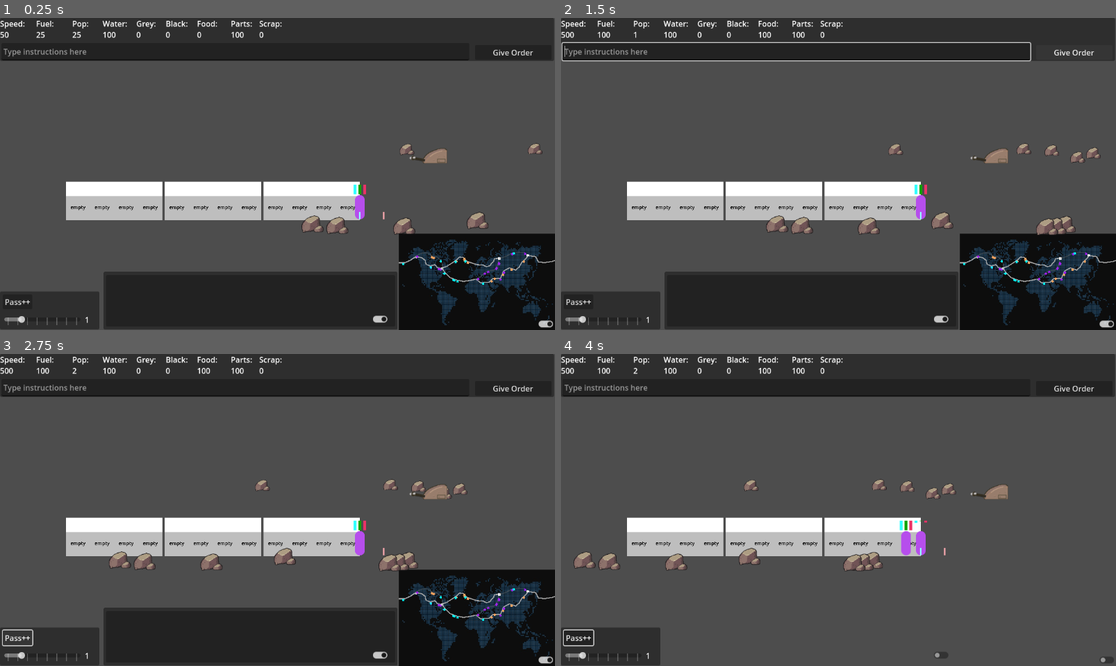
Above: before the commit, frames 1-4 (two rows, left to right).
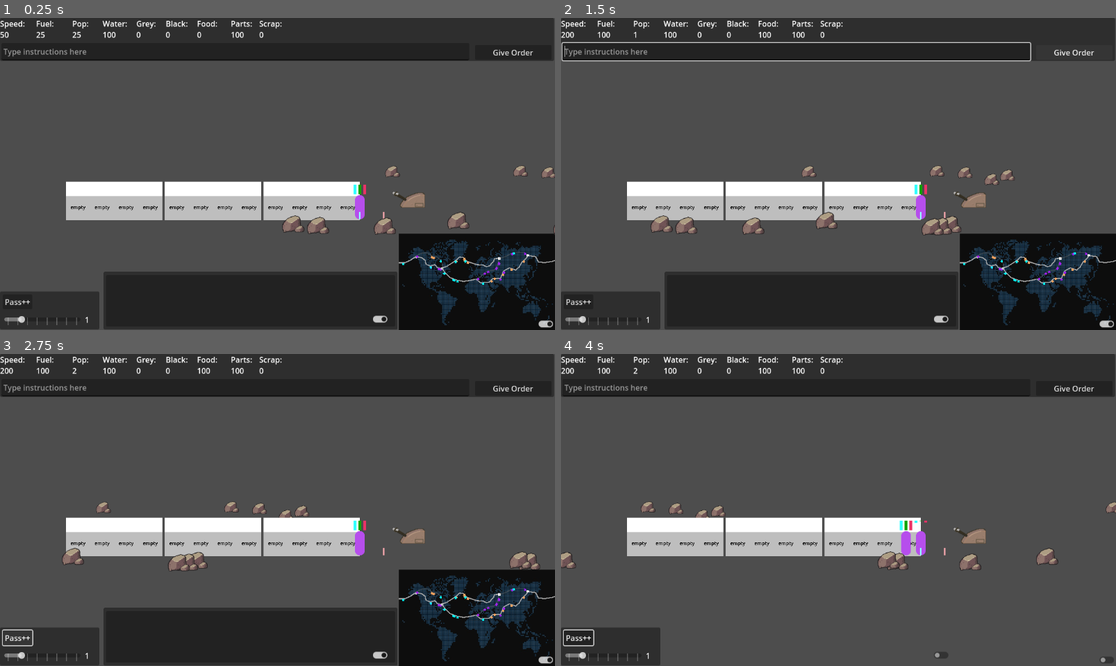
Above: after the commit, the same moments.

Repository: Sphinx111/ed_and_morgs_train_builder
Game: Godot game, scene res://Scenes/traincar.tscn
The game is run twice, just before and just after one commit, with the same random seed, the same clock (stepped at 60 frames per second) and the same inputs.
Inputs (mouse positions are in pixels of both pictures, inside the frame that each line leads up to):
- Up to frame 1 (0.25 s): no input
- Up to frame 2 (1.5 s): click (794, 52) at 0.52 s; type "12" at 0.6 s; click "Give Order" at 1.25 s
- Up to frame 3 (2.75 s): click "Pass++" at 2 s
- Up to frame 4 (4 s): click (1104, 659) at 2.75 s; click (938, 656) at 3.5 s

The runs differ from the first frame. In frame 1, 1.6% of the frame differs, in the area x 50-100%, y 40-70%; in frame 2, 2.5%, in the area x 0-98%, y 4-70%; in frame 3, 2.3%; in frame 4, 2.3%.

Commit message:
Did some stuff
Train now has a speed property instead of resource

Diff:
--- a/BackgroundHandler.gd
+++ b/BackgroundHandler.gd
@@ -16,9 +16,11 @@
 @onready
 var bg = $BackgroundLayer
 
-var temp_multiplier = 1
+var reference_speed : float = 100.00
+var train : Train = null
 
 func _ready():
+	train = get_node("../Train")
 	for i in range(12):
 		var rock : Sprite2D = Sprite2D.new()
 		rock.centered = false
@@ -36,18 +38,15 @@
 			rock.scale = Vector2(0.4, 0.4)
 			rocks_b.append(rock)
 
-func set_temp_multiplier(newVal):
-	temp_multiplier = newVal
-
 func _process(delta : float):
 	for rock in rocks_b:
-		rock.position.x = rock.position.x - (Globals.train_direction * (delta * 120) * Globals.time_factor * temp_multiplier)
+		rock.position.x = rock.position.x - (Globals.train_direction * (delta * 120) * Globals.time_factor * train.speed / reference_speed)
 		if rock.position.x < -20 or rock.position.x > Globals.display_width + 120:
 			if Globals.train_direction > 0: rock.position.x = Globals.display_width + randf_range(50, 120)
 			elif Globals.train_direction < 0: rock.position.x = 0 - randf_range(50, 120)
 
 	for rock in rocks_f:
-		rock.position.x = rock.position.x - (Globals.train_direction * (delta * 160) * Globals.time_factor * temp_multiplier)
+		rock.position.x = rock.position.x - (Globals.train_direction * (delta * 160) * Globals.time_factor * train.speed / reference_speed)
 		if rock.position.x < -20 or rock.position.x > Globals.display_width + 120:
 			if Globals.train_direction > 0: rock.position.x = Globals.display_width + randf_range(50, 110)
 			elif Globals.train_direction < 0: rock.position.x = 0 - randf_range(50, 120)
--- a/LeverControl.gd
+++ b/LeverControl.gd
@@ -3,15 +3,12 @@
 class_name LeverControl
 
 @onready var handle : PathFollow2D = get_node("LeverPath/Lever")
-@onready var zeroPos : Vector2 = get_node("RefZero").position
-@onready var maxPos : Vector2 = get_node("RefMax").position
-@onready var fulcrumpoint : Vector2 = get_node("FulcrumPoint").position
 var isDragged : bool = false
 var lastMousePos : Vector2 = Vector2.ZERO
 var distanceToMove : float = 200.0
 var speedSteps : float = 5.0
-var currentStep : float = 0.0
-var lastStep : float = 0.0
+var currentStep : float = 2.0
+var lastStep : float = 2.0
 signal position_changed(new_position : int)
 
 
--- a/LeverControl.tscn
+++ b/LeverControl.tscn
@@ -23,8 +23,9 @@
 curve = SubResource("Curve2D_ftvjd")
 
 [node name="Lever" type="PathFollow2D" parent="LeverPath"]
-position = Vector2(-21, 10)
-rotation = -1.05165
+position = Vector2(-13.7608, 0.29817)
+rotation = -0.694738
+progress = 12.2827
 loop = false
 
 [node name="Sprite2D" type="Sprite2D" parent="LeverPath/Lever"]
@@ -40,13 +41,4 @@
 scale = Vector2(1, 1)
 shape = SubResource("RectangleShape2D_qvx28")
 
-[node name="RefZero" type="Node2D" parent="."]
-position = Vector2(-180, 105)
-
-[node name="RefMax" type="Node2D" parent="."]
-position = Vector2(102, -182)
-
-[node name="FulcrumPoint" type="Node2D" parent="."]
-position = Vector2(102, 105)
-
 [connection signal="input_event" from="LeverPath/Lever/Area2D" to="." method="_on_lever_input_event"]
--- a/MapHandler.gd
+++ b/MapHandler.gd
@@ -19,7 +19,7 @@
 	selectedTrain = newTrain
 
 func train_step():
-	mainRoute.update_trainPos(selectedTrain.res["speed"] * local_to_global_speed_conversion)
+	mainRoute.update_trainPos(selectedTrain.speed * local_to_global_speed_conversion)
 
 func request_resources(wantedType : String) -> float:
 	return mainRoute.request_resources(wantedType, collection_margin)
--- a/Scenes/traincar.tscn
+++ b/Scenes/traincar.tscn
@@ -220,7 +220,7 @@
 default_color = Color(0.596078, 1, 1, 1)
 
 [node name="LeverControl" parent="Train" instance=ExtResource("6_u0kvb")]
-position = Vector2(-50, -54)
+position = Vector2(-96, 38)
 
 [node name="Camera2D" type="Camera2D" parent="."]
 offset = Vector2(576, 324)
@@ -234,7 +234,7 @@
 
 [node name="BackgroundLayer" type="Node2D" parent="Background"]
 z_index = -1
-position = Vector2(0, 288)
+position = Vector2(0, 334)
 
 [connection signal="text_submitted" from="BasicUI/LineEdit" to="BasicUI" method="_on_line_edit_text_submitted"]
 [connection signal="pressed" from="BasicUI/Button" to="BasicUI" method="_on_textinput_press"]
--- a/Train.gd
+++ b/Train.gd
@@ -28,7 +28,6 @@
 	"grey_water" : 0.0,
 	"black_water" : 0.0,
 	"mech_parts" : 100.0,
-	"speed" : 500.0,
 	"fuel" : 100.0,
 	"fertiliser" : 10.0,
 	"seeds1" : 10.0,
@@ -39,6 +38,10 @@
 	"seeds6" : 0.0,
 	"scrap" : 0.0
 }
+
+var speed : float = 200.0
+var target_speed : float = 200.00
+var acceleration_per_tick : float = 10.0
 
 func _ready() -> void:
 	self.position.x = Globals.train_origin_x
@@ -81,6 +84,7 @@
 		if carriage != null:
 			carriage.resource_tick()
 	passengerManager.resource_tick()
+	speed = move_toward(speed,target_speed,acceleration_per_tick)
 
 func add_module(type: String, carNum : int, position : int):
 	if carNum >= carriages.size() or position >= Globals.modules_per_car or carriages[carNum] == null:
@@ -157,6 +161,5 @@
 
 
 func _on_speed_lever_changed(new_position: int) -> void:
-	print("Speed lever positon changed to: " + String.num_int64(new_position))
-	res["speed"] = 100.0 * new_position
+	target_speed = 100.0 * new_position
 	pass # Replace with function body.
--- a/basic_ui.gd
+++ b/basic_ui.gd
@@ -41,7 +41,7 @@
 
 
 func resource_panel_update():
-	$ResourcePanel/Speed.text = "Speed: " + String.num_int64(selectedTrain.get_res("speed"))
+	$ResourcePanel/Speed.text = "Speed: " + String.num_int64(selectedTrain.speed)
 	$ResourcePanel/Fuel.text = "Fuel: " + String.num_int64(selectedTrain.get_res("fuel"))
 	$ResourcePanel/Pop.text = "Pop: " + String.num_int64(selectedTrain.passengerManager.passengers.size())
 	$ResourcePanel/CleanWater.text = "Water: " + String.num_int64(selectedTrain.get_res("clean_water"))
